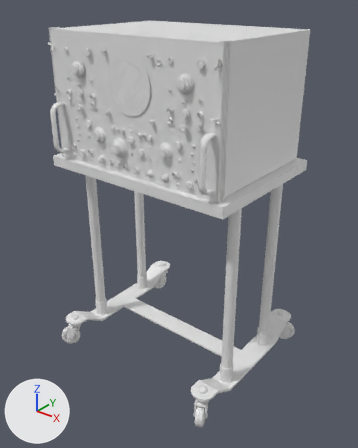
The FBX model MovistarExperience/StrangerThings/EscapeRoom/SM_Scanner/SM_Scanner.fbx, before and after one commit.
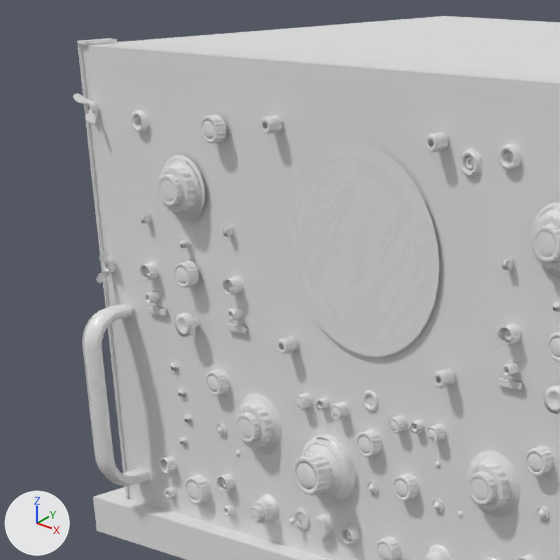
The first picture shows the older version from a camera (50 mm lens) standing at (1.005, -1.255, 1.3) and looking at (0.019, -0.022, 0.536). The close-ups show both versions on the part from 8% to 51% of the width and 4% to 39% of the height of that picture; other places that the commit changed are outside them. The axes (+X, +Y, +Z) are drawn at lower left. The lights are the same throughout. Where no turn or scale is listed for an object, it has been applied to the vertices. Vertices at the same position are counted once.
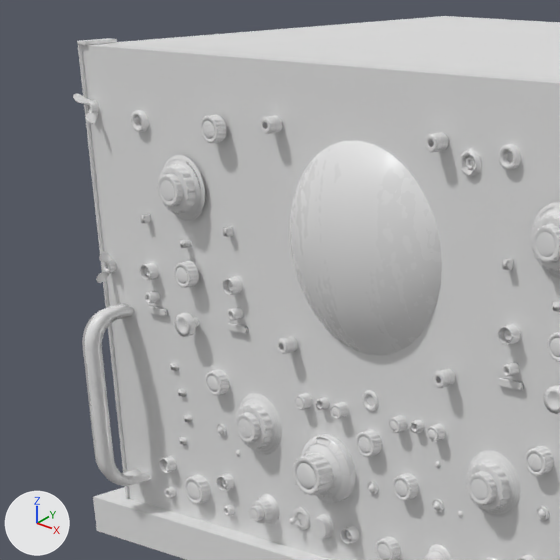
Edits to the bpy script that builds the scene:
```text
Change me_object_8_001:
    used by ob_object_10_001; location = (0.0, -0.191, 0.939)
    remove me_object_8_001.from_pydata(...)  # 5441 vertices, 6208 faces; spans x -0.313..0.316, y -0.089..-0.023, z -0.157..0.193
    add me_object_8_001.from_pydata(...)  # 5935 vertices, 6712 faces; spans x -0.313..0.316, y -0.089..-0.023, z -0.157..0.193
    me_object_8_001 part 1: the loose piece of 257 vertices spanning x -0.075..0.091, y -0.045, z 0.018..0.184 is rebuilt with 993 vertices and now spans x -0.075..0.091, y -0.069..-0.041, z 0.018..0.184
```

Pixel boxes [x1, y1, x2, y2] of what changed, in the close-ups (560 x 560 px):
part 1 of me_object_8_001, rebuilt: before [287, 141, 439, 357]; after [290, 141, 442, 355]
